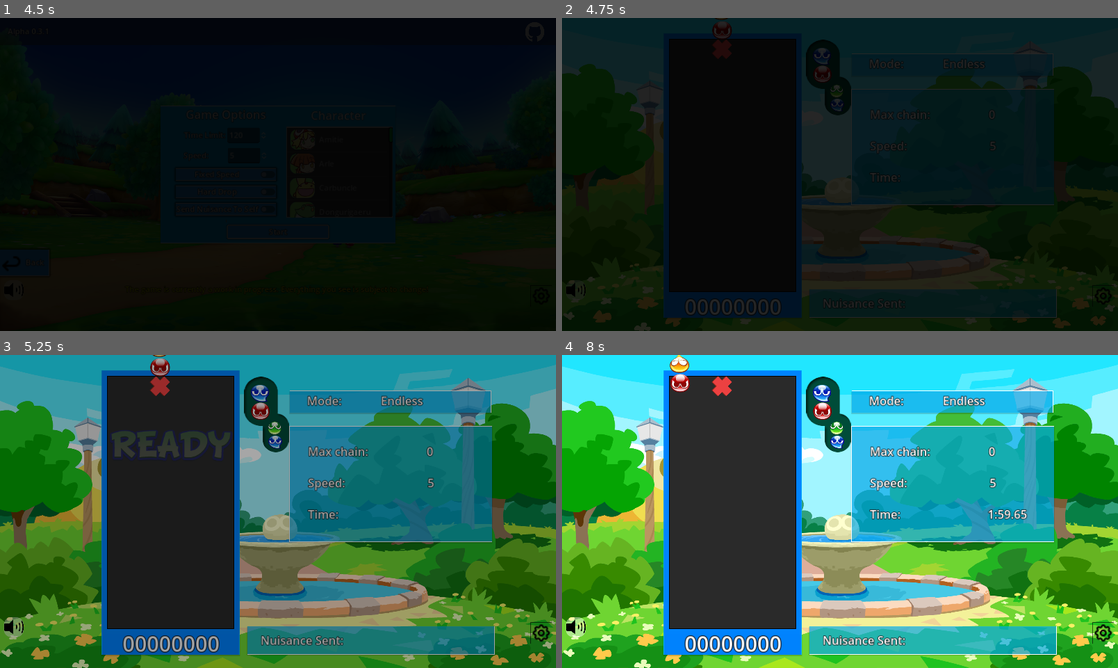
Above: before the commit, frames 1-4 (two rows, left to right).
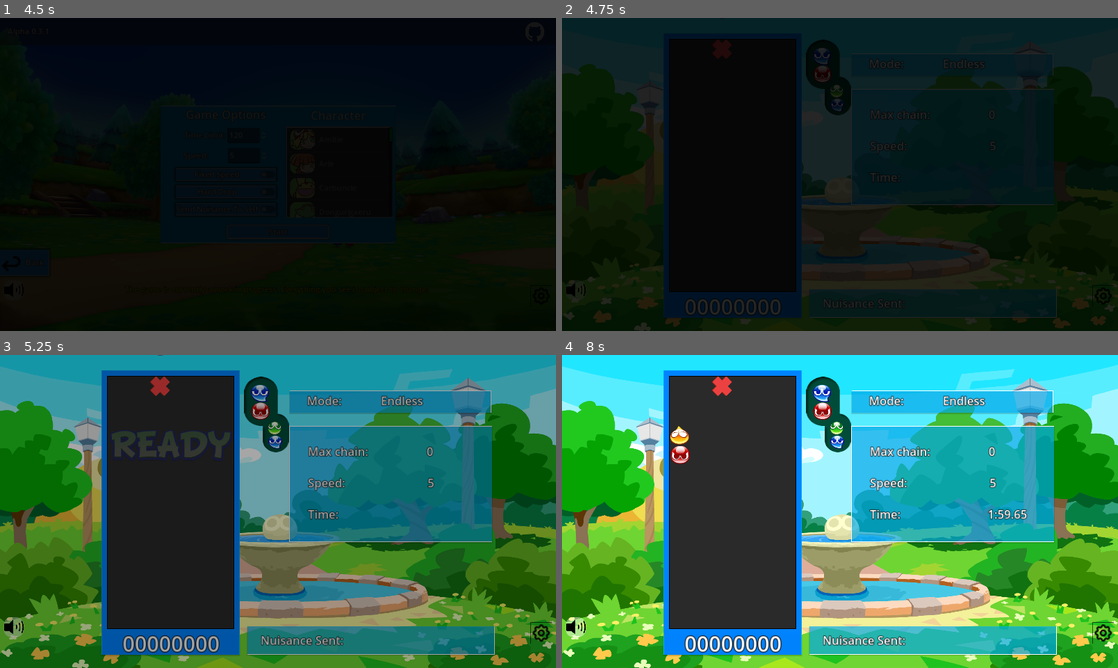
Above: after the commit, the same moments.

Repository: Mageh533/QuickPPOnline
Game: Godot game, scene res://Scenes/UI/MainMenu.tscn
Two runs of this game, one before a commit and one after it. Both use one fixed random seed, a clock stepped at 60 frames per second and the inputs below.
Inputs (mouse positions are in pixels of both pictures, inside the frame that each line leads up to):
- Up to frame 1 (4.5 s): tap Enter at 0.5 s; move the mouse to (400, 158) at 0.52 s; hold Right (p1_right) 0.53-1.25 s; tap Keypad 5 (p2_down) at 0.6 s; tap Space (p1_up) at 0.77, 2.27 s; click "Play Solo" at 1.25 s; move the mouse to (166, 190) at 2.02 s; hold Right (p1_right) 2.03-2.75 s; tap Keypad 4 (p2_left) at 2.1 s; click "Endless" at 2.75 s; click "Start" at 3.5 s; click "Start" at 4.25 s
- Up to frame 2 (4.75 s): no input
- Up to frame 3 (5.25 s): move the mouse to (333, 442) at 5.02 s; hold Left (p1_left) from 5.03 s (still down); tap Keypad 6 (p2_right) at 5.1 s
- Up to frame 4 (8 s): move the mouse to (812, 574) at 5.77 s; release Left (p1_left) at 5.78 s; hold Right (p1_right) 5.78-7.28 s; tap A (p2_turnLeft) at 5.85 s; tap Space (p1_up) at 6.02, 6.77, 7.52 s; move the mouse to (1006, 558) at 6.52 s; tap S (p2_turnRight) at 6.6 s; move the mouse to (673, 464) at 7.27 s; hold Left (p1_left) from 7.28 s (still down); tap Keypad 8 (p2_up) at 7.35 s

Frame 1 is identical in both runs. In frame 2, 0.2% of the frame differs, in the area x 27-31%, y 0-7%; in frame 3, 0.2%; in frame 4, 0.6%, in the area x 19-23%, y 0-35%.

Commit message:
Correctly display first 2 puyos within match start sequence

Diff:
--- a/Scenes/Game/Multiplayer/MainGame.tscn
+++ b/Scenes/Game/Multiplayer/MainGame.tscn
@@ -613,6 +613,7 @@
 animation = &"small"
 
 [node name="SoundEffects" type="Node" parent="."]
+process_mode = 3
 
 [node name="Lose" type="AudioStreamPlayer2D" parent="SoundEffects"]
 stream = ExtResource("5_usqnd")
@@ -638,6 +639,7 @@
 stream = ExtResource("11_vybnl")
 
 [node name="P1Queue" type="Label" parent="."]
+process_mode = 3
 layout_mode = 0
 offset_left = 64.0
 offset_top = 46.0
@@ -652,6 +654,7 @@
 sprite_frames = SubResource("SpriteFrames_lcqxn")
 
 [node name="P2Queue" type="Label" parent="."]
+process_mode = 3
 layout_mode = 0
 offset_left = 1060.0
 offset_top = 47.0
@@ -667,6 +670,7 @@
 sprite_frames = SubResource("SpriteFrames_lcqxn")
 
 [node name="MatchTimer" type="Label" parent="."]
+process_mode = 3
 layout_mode = 0
 offset_left = 481.0
 offset_top = 10.0
@@ -676,6 +680,7 @@
 label_settings = SubResource("LabelSettings_f6vhb")
 
 [node name="UIAnims" type="Control" parent="."]
+process_mode = 3
 layout_mode = 1
 anchors_preset = 13
 anchor_left = 0.5
--- a/Scenes/Game/PuyoGame.tscn
+++ b/Scenes/Game/PuyoGame.tscn
@@ -877,7 +877,7 @@
 layer_1/y_sort_enabled = false
 layer_1/y_sort_origin = 0
 layer_1/z_index = 0
-layer_1/tile_data = PackedInt32Array(-65534, 1, 65536)
+layer_1/tile_data = PackedInt32Array(-131070, 1, 65536)
 
 [node name="FeverGauge" type="Control" parent="."]
 layout_mode = 3
@@ -1138,7 +1138,6 @@
 texture = ExtResource("12_70b0l")
 
 [node name="SpriteSet1" type="Node2D" parent="PuyoDropBG1"]
-scale = Vector2(1, 1)
 
 [node name="PuyoVertical" type="AnimatedSprite2D" parent="PuyoDropBG1/SpriteSet1"]
 position = Vector2(25.6, 40.8)
@@ -1408,7 +1407,6 @@
 
 [node name="SpriteSet1" type="Node2D" parent="PuyoDropBG2"]
 position = Vector2(16.8, -4.8)
-scale = Vector2(1, 1)
 
 [node name="PuyoVertical" type="AnimatedSprite2D" parent="PuyoDropBG2/SpriteSet1"]
 position = Vector2(25.6, 40.8)
--- a/Scenes/Game/Solo/SoloGame.tscn
+++ b/Scenes/Game/Solo/SoloGame.tscn
@@ -371,6 +371,7 @@
 }
 
 [node name="GameModePanel" type="Panel" parent="."]
+process_mode = 3
 layout_mode = 0
 offset_left = 600.0
 offset_top = 74.0
@@ -393,6 +394,7 @@
 layout_mode = 2
 
 [node name="InfoPanel" type="Panel" parent="."]
+process_mode = 3
 layout_mode = 0
 offset_left = 599.0
 offset_top = 147.0
@@ -445,6 +447,7 @@
 layout_mode = 2
 
 [node name="GarbageSentPanel" type="Panel" parent="."]
+process_mode = 3
 layout_mode = 0
 offset_left = 512.0
 offset_top = 561.0
@@ -503,6 +506,7 @@
 animation = &"small"
 
 [node name="UIAnims" type="Control" parent="."]
+process_mode = 3
 layout_mode = 1
 anchors_preset = 15
 anchor_right = 1.0
@@ -533,6 +537,7 @@
 }
 
 [node name="SoundEffects" type="Node" parent="."]
+process_mode = 3
 
 [node name="Lose" type="AudioStreamPlayer2D" parent="SoundEffects"]
 
@@ -566,6 +571,7 @@
 stream = ExtResource("15_0fu68")
 
 [node name="TimeOutFX" type="Timer" parent="."]
+process_mode = 3
 one_shot = true
 
 [connection signal="lost" from="PuyoGame" to="." method="_on_puyo_game_lost"]
--- a/Scenes/Game/Solo/TinySoloGame.tscn
+++ b/Scenes/Game/Solo/TinySoloGame.tscn
@@ -373,6 +373,7 @@
 }
 
 [node name="GameModePanel" type="Panel" parent="."]
+process_mode = 3
 layout_mode = 0
 offset_left = 600.0
 offset_top = 74.0
@@ -396,6 +397,7 @@
 text = "Endless"
 
 [node name="InfoPanel" type="Panel" parent="."]
+process_mode = 3
 layout_mode = 0
 offset_left = 599.0
 offset_top = 147.0
@@ -448,6 +450,7 @@
 layout_mode = 2
 
 [node name="GarbageSentPanel" type="Panel" parent="."]
+process_mode = 3
 layout_mode = 0
 offset_left = 512.0
 offset_top = 561.0
@@ -506,6 +509,7 @@
 animation = &"small"
 
 [node name="UIAnims" type="Control" parent="."]
+process_mode = 3
 layout_mode = 1
 anchors_preset = 15
 anchor_right = 1.0
@@ -536,6 +540,7 @@
 }
 
 [node name="SoundEffects" type="Node" parent="."]
+process_mode = 3
 
 [node name="Lose" type="AudioStreamPlayer2D" parent="SoundEffects"]
 
@@ -569,6 +574,7 @@
 stream = ExtResource("15_a3toa")
 
 [node name="TimeOutFX" type="Timer" parent="."]
+process_mode = 3
 one_shot = true
 
 [connection signal="lost" from="PuyoGame" to="." method="_on_puyo_game_lost"]
--- a/Scripts/Game/PlayerPuyoDrop.gd
+++ b/Scripts/Game/PlayerPuyoDrop.gd
@@ -109,6 +109,8 @@
 	rng.seed = GameManager.currentSeed
 	startingPos = position
 	startingRot = rotation
+	if owner.dropSets:
+		currentDropSet = GameManager.setDropset(owner.character)
 	if currentDropSet.is_empty():
 		currentPuyos = getNewPuyos()
 		nextPuyos = getNewPuyos()
@@ -124,11 +126,11 @@
 	await get_tree().create_timer(0.01).timeout # Wait for the signals to be connected
 	$SpritesTransforms.global_position = global_position
 	interpolate = true
-	sendPuyoSignal("sendNextPuyos", [nextPuyos[0]._bundled.get("names")[0], nextPuyos[1]._bundled.get("names")[0]], wrapi(dropsetNum + 1, 0, currentDropSet.size()))
+	fallSpeed = GameManager.generalSettings.speed * 10
+	sendPuyoSignal("sendNextPuyos", [currentPuyos[0]._bundled.get("names")[0], currentPuyos[1]._bundled.get("names")[0]], wrapi(dropsetNum + 1, 0, currentDropSet.size()))
+	sendPuyoSignal("sendAfterPuyos", [nextPuyos[0]._bundled.get("names")[0], nextPuyos[1]._bundled.get("names")[0]], wrapi(dropsetNum + 2, 0, currentDropSet.size()))
+	await get_tree().create_timer(0.1).timeout
 	sendPuyoSignal("sendAfterPuyos", [afterPuyos[0]._bundled.get("names")[0], afterPuyos[1]._bundled.get("names")[0]], wrapi(dropsetNum + 2, 0, currentDropSet.size()))
-	fallSpeed = GameManager.generalSettings.speed * 10
-	if owner.dropSets:
-		currentDropSet = GameManager.setDropset(owner.character)
 
 func playerControls(controlsToUse):
 	if Input.is_action_pressed("p" + str(controlsToUse) + "_right"):
--- a/Scripts/Game/SoloGame.gd
+++ b/Scripts/Game/SoloGame.gd
@@ -15,10 +15,10 @@
 	$GameModePanel/ModeContainer/Mode.text = GameManager.soloMatchSettings.gamemode
 	clearNuisanceQueue()
 	await get_tree().create_timer(0.05).timeout
-	$PuyoGame.process_mode = Node.PROCESS_MODE_DISABLED
+	get_tree().paused = true
 	$UIAnims/AnimationPlayer.play("Start")
 	await $UIAnims/AnimationPlayer.animation_finished
-	$PuyoGame.process_mode = Node.PROCESS_MODE_INHERIT
+	get_tree().paused = false
 	matchStarted = true
 	GameManager.soloInfo.active = true
 	GameManager.soloInfo.matchTime = GameManager.soloMatchSettings.timeLimit
--- a/Scripts/Menu/MainGame.gd
+++ b/Scripts/Menu/MainGame.gd
@@ -17,12 +17,10 @@
 	$Player1.setPlayerCharacter(GameManager.matchSettings.p1Char)
 	$Player2.setPlayerCharacter(GameManager.matchSettings.p2Char)
 	await get_tree().create_timer(0.05).timeout
-	$Player1.process_mode = Node.PROCESS_MODE_DISABLED
-	$Player2.process_mode = Node.PROCESS_MODE_DISABLED
+	get_tree().paused = true
 	$UIAnims/Anims.play("matchStart")
 	await $UIAnims/Anims.animation_finished
-	$Player1.process_mode = Node.PROCESS_MODE_INHERIT
-	$Player2.process_mode = Node.PROCESS_MODE_INHERIT
+	get_tree().paused = false
 	matchStarted = true
 	GameManager.matchInfo.matchTime = 0
 
